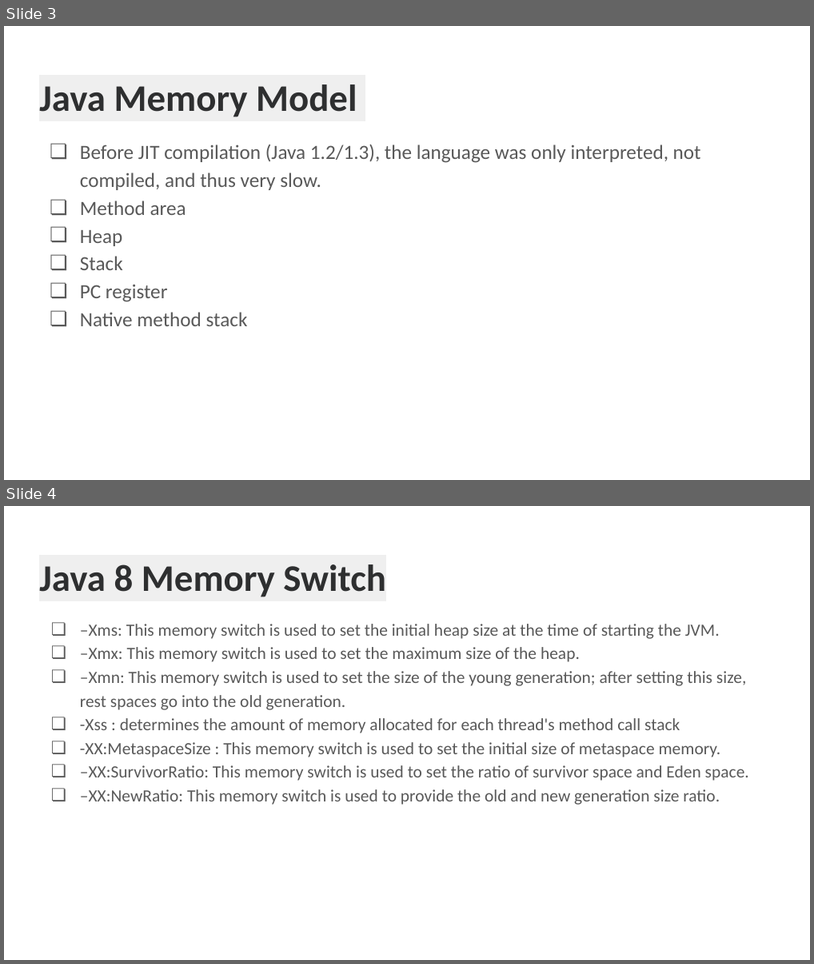
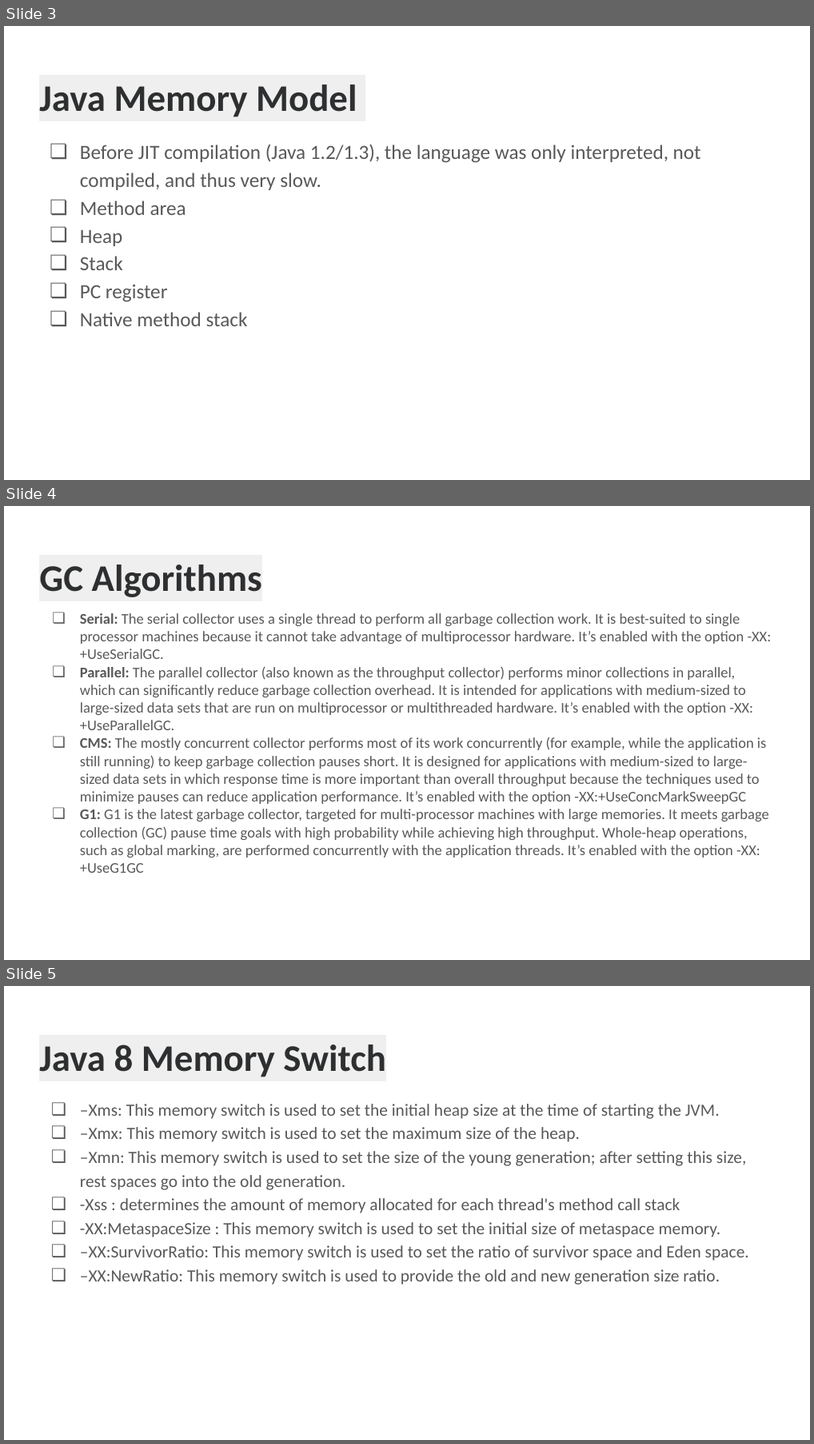
Before and after one commit to ankit741/java-performance-issues, a slide deck: src/main/resources/Java Performance & Concurrency_ A Deep Dive.pptx. Shown one above the other, each under a label of ours: slides 3 and 4 before the commit, slides 3, 4 and 5 after it. The pictures are 814x964 and 814x1444 pixels, drawn with LibreOffice and Linux fonts; fonts in the diff are those of the drawing. Boxes give left, top, right and bottom in pixels: in the first picture for what was removed or moved away, otherwise in the second. Text is boxed around its words. In the diff, an @@ line names an element or a change of style, - is before the commit and + after.

```diff
--- a/src/main/resources/Java Performance & Concurrency_ A Deep Dive.pptx
+++ b/src/main/resources/Java Performance & Concurrency_ A Deep Dive.pptx
@@ slide 4 added at (4,506,810,960), background #FFFFFF @@
@@ title added at (39,564,262,597), 33.5 pt, text #2E2F30, bold @@
+GC Algorithms
@@ text added at (80,613,772,872), 13.2 pt, text #595959 @@
+❏ Serial: The serial collector uses a single thread to perform all garbage collection work. It is best-suited to single processor machines because it cannot take advantage of multiprocessor hardware. It’s enabled with the option -XX:+UseSerialGC.
+❏ Parallel: The parallel collector (also known as the throughput collector) performs minor collections in parallel, which can significantly reduce garbage collection overhead. It is intended for applications with medium-sized to large-sized data sets that are run on multiprocessor or multithreaded hardware. It’s enabled with the option -XX:+UseParallelGC.
+❏ CMS: The mostly concurrent collector performs most of its work concurrently (for example, while the application is still running) to keep garbage collection pauses short. It is designed for applications with medium-sized to large-sized data sets in which response time is more important than overall throughput because the techniques used to minimize pauses can reduce application performance. It’s enabled with the option -XX:+UseConcMarkSweepGC
+❏ G1: G1 is the latest garbage collector, targeted for multi-processor machines with large memories. It meets garbage collection (GC) pause time goals with high probability while achieving high throughput. Whole-heap operations, such as global marking, are performed concurrently with the application threads. It’s enabled with the option -XX:+UseG1GC
@@ what was slide 4 is now slide 5 @@
```
Also in this commit, not shown: 1 slide changed, 9 other slides added, 2 slides removed, 8 other files.
